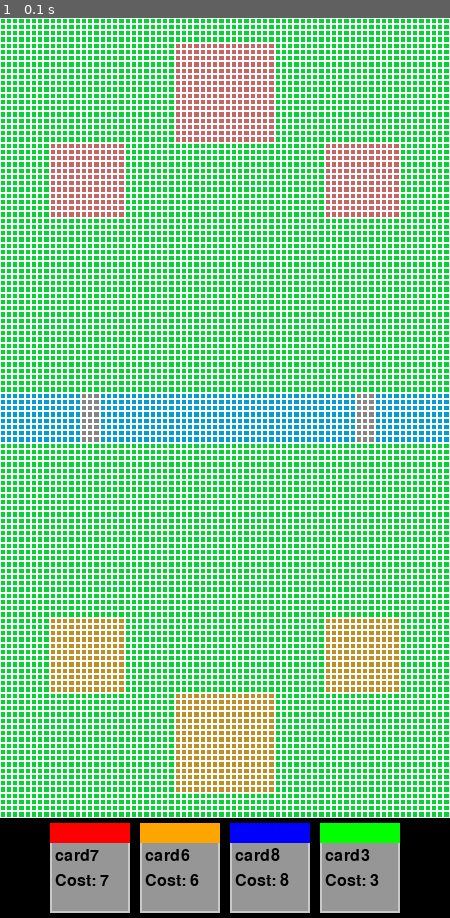
Above: before the commit, frame 1.
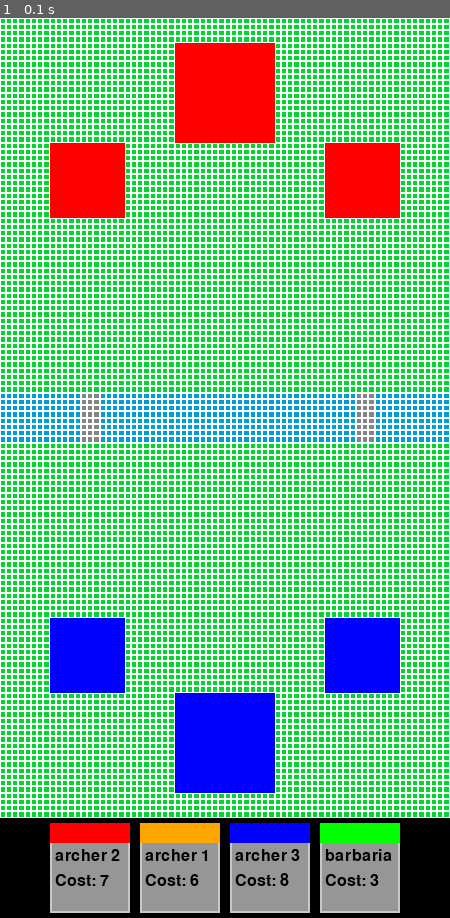
Above: after the commit, the same moment.

Repository: Inventure71/AlgorithmsProject
Game: pygame game, started from game_loop.py
Two runs of this game, one before a commit and one after it. Both use one fixed random seed, a clock stepped at 60 frames per second and the inputs below.
Inputs:
- Up to frame 1 (0.1 s): no input

The runs differ from the first frame. In frame 1, 11% of the frame differs, in the area x 11-89%, y 2-94%.

Commit message:
Enhance game mechanics and troop logic
- Added constants for grid height and multiplier to improve grid management.
- Refactored troop instantiation in the `Card` class to include width and height.
- Updated `Arena` class to enforce minimum height and improved tower generation logic.
- Implemented unique troop targeting and movement behavior in the `Troop` class.
- Enhanced pathfinding logic to prioritize troop engagement over tower movement.
- Added utility functions for troop management and occupancy grid updates.

Diff:
--- a/arena/arena.py
+++ b/arena/arena.py
@@ -1,6 +1,9 @@
 import random
 from arena.utils.random_utils import is_cell_in_bounds, is_walkable
 from constants import *
+from troops.generic_troop import Troop
+import re
+from arena.utils.random_utils import extract_tower_stats
 
 """
 DONE: we craft only half of the arena and then mirror it to the other half.
@@ -17,8 +20,8 @@
     We are going to do all the logic in cells, the pixel management is done in the visualizer.
     """
     def __init__(self, height): # in pixels == cells? num_cells = width / cell_size
-        # enforce height multiple of 16
-        if height % 16 != 0:
+        # enforce height multiple of 16 and at least 32
+        if height % 16 != 0 and height >= 32:
             raise ("height of arena needs to be a multiple of 16!!!")
 
         self.height = height
@@ -57,21 +60,52 @@
                 self.grid[i][index] = WATER
 
     def generate_tower(self,
-        base_size_width = 3,
-        base_size_height = 3,
+        tower_type, # -1, 0, 1 (left, middle, right)
+        team,
         distance_from_left = 3,
         distance_from_bottom = 5
         ):
 
-        scaled_width = int(self.width/18*base_size_width)
-        scaled_height = int(self.height/32*base_size_height)
-
-        bottom_left = (int(self.width/18*distance_from_left), self.height-int(self.height/32*distance_from_bottom) - 1) # from the left, from the top
-
+        if team == 1:
+            tower_grid_type = TOWER_P1
+        else:
+            tower_grid_type = TOWER_P2
+
+        # extract base stats
+        troop_health, troop_damage, troop_movement_speed, troop_attack_type, troop_attack_speed, troop_attack_range, troop_attack_cooldown, troop_width, troop_height = extract_tower_stats(tower_type)
+
+        # calculate scaled dimensions (these are the actual grid cell sizes)
+        scaled_width = int(self.width/18*troop_width)
+        scaled_height = int(self.height/32*troop_height)
+
+        bottom_left = (int(self.width/18*distance_from_left), self.height-int(self.height/32*distance_from_bottom) - 1)
+        top_left = (bottom_left[1]-scaled_height+1, bottom_left[0])
+
+        # create tower with scaled dimensions (not base dimensions)
+        tower = Troop(
+            name=f"Tower {tower_type}",
+            health=troop_health,
+            damage=troop_damage,
+            movement_speed=troop_movement_speed,
+            attack_type=troop_attack_type,
+            attack_speed=troop_attack_speed,
+            attack_range=troop_attack_range,
+            attack_cooldown=troop_attack_cooldown,
+            width=scaled_width,
+            height=scaled_height,
+            color="blue" if team == 1 else "red",
+            team=team,
+            location=top_left,
+            arena=self
+        )
+
+        # place tower in grid and occupancy_grid
         for index_row in range(bottom_left[1]-scaled_height+1, bottom_left[1]+1):
             for index_col in range(bottom_left[0], bottom_left[0]+scaled_width):
-                self.grid[index_row][index_col] = TOWER_P1
-                #print("grid", index_row, index_col)
+                self.grid[index_row][index_col] = tower_grid_type
+                self.occupancy_grid[(index_row, index_col)] = tower
+
+        return tower  # return the tower for potential use
 
     def generate_towers(self):
         # king tower bottom side
@@ -80,11 +114,9 @@
         # tower is 4x4 (4/18, 4/32)
         # we are searching for bottom left corner
 
-        base_size_width = 4
-        base_size_height = 4
         distance_from_left = 7
         distance_from_bottom = 1
-        self.generate_tower(base_size_width, base_size_height, distance_from_left, distance_from_bottom)
+        self.generate_tower(0, 1, distance_from_left, distance_from_bottom)
 
 
         # princes towers bottom side
@@ -99,18 +131,14 @@
         # * size is 3x3 (3/32, 3/18)
 
         # princess left
-        base_size_width = 3
-        base_size_height = 3
         distance_from_left = 2
         distance_from_bottom = 5
-        self.generate_tower(base_size_width, base_size_height, distance_from_left, distance_from_bottom)
+        self.generate_tower(-1, 1, distance_from_left, distance_from_bottom)
 
         # princess right
-        base_size_width = 3
-        base_size_height = 3
         distance_from_left = 13
         distance_from_bottom = 5
-        self.generate_tower(base_size_width, base_size_height, distance_from_left, distance_from_bottom)
+        self.generate_tower(1, 1, distance_from_left, distance_from_bottom)
 
     def generate_path(self):
         # if passes on water create bridge
@@ -143,11 +171,58 @@
     def mirror_arena(self):
         lower_center = self.height//2
         print("lower center", lower_center)
+
+        # store towers we've already processed
+        processed_towers = set()
+
         for row in range(lower_center, self.height):
             for col in range(self.width):
                 if self.grid[row][col] == TOWER_P1:
-                    self.grid[self.height-row-1][col] = TOWER_P2
+                    # get the tower from this cell
+                    tower = self.occupancy_grid.get((row, col))
+
+                    if tower and tower not in processed_towers:
+                        processed_towers.add(tower)
+
+                        # extract tower type from name
+                        result = re.search(r'Tower\s*(-?\d+)', tower.name)
+                        if result:
+                            tower_type = int(result.group(1))
+
+                            # dalculate mirrored position
+                            orig_row, orig_col = tower.location
+                            mirrored_row = self.height - (orig_row + tower.height)
+                            mirrored_col = orig_col
+
+                            # create mirrored tower with correct team and color
+                            mirrored_tower = Troop(
+                                name=f"Tower {tower_type}",
+                                health=tower.health,
+                                damage=tower.damage,
+                                movement_speed=0,
+                                attack_type="Ranged",
+                                attack_speed=tower.attack_speed,
+                                attack_range=tower.attack_range,
+                                attack_cooldown=tower.attack_cooldown,
+                                width=tower.width,
+                                height=tower.height,
+                                color=(255, 0, 0),
+                                team=2,
+                                location=(mirrored_row, mirrored_col),
+                                arena=self
+                            )
+
+                            # place mirrored tower in occupancy_grid for all its cells
+                            for row_offset in range(tower.height):
+                                for col_offset in range(tower.width):
+                                    cell = (mirrored_row + row_offset, mirrored_col + col_offset)
+                                    if is_cell_in_bounds(cell, self.grid):
+                                        self.occupancy_grid[cell] = mirrored_tower
+                                        # mirror also the normal grid cell
+                                        self.grid[cell[0]][cell[1]] = TOWER_P2
+
                 else:
+                    # mirror other grid cells
                     self.grid[self.height-row-1][col] = self.grid[row][col]
 
     def world_generation(self):
@@ -207,6 +282,15 @@
             print("Not in walkable cells so can't move")
             return False
 
+    def remove_unit(self, troop):
+        """
+        Remove a troop from the occupancy grid (clean up all cells it occupies).
+        """
+        occupied_cells = troop.occupied_cells()
+        for cell in occupied_cells:
+            if cell in self.occupancy_grid and self.occupancy_grid[cell] == troop:
+                self.occupancy_grid.pop(cell)
+        return True
 
 if __name__ == "__main__":
     arena = Arena(1600)
--- a/arena/utils/random_utils.py
+++ b/arena/utils/random_utils.py
@@ -1,12 +1,13 @@
+import re
 from constants import *
 import math
+from deck.stats import *
 
 def calculate_distance(current_cell, target_cell):
     return math.sqrt((target_cell[0]-current_cell[0])**2+(target_cell[1]-current_cell[1])**2)
 
 def is_walkable(row, col, grid):
         return grid[row][col] in walkable_cells
-
 
 def is_cell_in_bounds(cell: (int, int), grid):
     if not (cell[0] >= 0 and cell[0] < len(grid)):
@@ -16,3 +17,27 @@
         return False
 
     return True
+
+def extract_tower_stats(tower_type):
+    if tower_type == 1 or tower_type == -1:
+        troop_health = stats_tower_small.get("troop_health")
+        troop_damage = stats_tower_small.get("troop_damage")
+        troop_movement_speed = stats_tower_small.get("troop_movement_speed")
+        troop_attack_type = stats_tower_small.get("troop_attack_type")
+        troop_attack_speed = stats_tower_small.get("troop_attack_speed")
+        troop_attack_range = stats_tower_small.get("troop_attack_range")
+        troop_attack_cooldown = stats_tower_small.get("troop_attack_cooldown")
+        troop_width = stats_tower_small.get("troop_width")
+        troop_height = stats_tower_small.get("troop_height")
+        return troop_health, troop_damage, troop_movement_speed, troop_attack_type, troop_attack_speed, troop_attack_range, troop_attack_cooldown, troop_width, troop_height
+    else:
+        troop_health = stats_tower_center.get("troop_health")
+        troop_damage = stats_tower_center.get("troop_damage")
+        troop_movement_speed = stats_tower_center.get("troop_movement_speed")
+        troop_attack_type = stats_tower_center.get("troop_attack_type")
+        troop_attack_speed = stats_tower_center.get("troop_attack_speed")
+        troop_attack_range = stats_tower_center.get("troop_attack_range")
+        troop_attack_cooldown = stats_tower_center.get("troop_attack_cooldown")
+        troop_width = stats_tower_center.get("troop_width")
+        troop_height = stats_tower_center.get("troop_height")
+        return troop_health, troop_damage, troop_movement_speed, troop_attack_type, troop_attack_speed, troop_attack_range, troop_attack_cooldown, troop_width, troop_height
--- a/constants.py
+++ b/constants.py
@@ -3,3 +3,5 @@
 
 EMPTY=0; GRASS=1; WATER=2; BRIDGE=3; TOWER_P1=4; TOWER_P2=5
 walkable_cells = [GRASS, BRIDGE]
+BASE_GRID_HEIGHT = 32 # in cells (min is 32)
+MULTIPLIER_GRID_HEIGHT = 4 # the number we multiply the base grid height by to get the actual grid height
--- a/deck/card.py
+++ b/deck/card.py
@@ -16,13 +16,14 @@
         if troop_name in stats:
             self.troop_health = stats.get(troop_name).get("troop_health")
             self.troop_damage = stats.get(troop_name).get("troop_damage")
-            self.troop_range = stats.get(troop_name).get("troop_range")
             self.troop_movement_speed = stats.get(troop_name).get("troop_movement_speed")
             self.troop_attack_type = stats.get(troop_name).get("troop_attack_type")
             self.troop_attack_speed = stats.get(troop_name).get("troop_attack_speed")
             self.troop_attack_range = stats.get(troop_name).get("troop_attack_range")
             self.troop_attack_cooldown = stats.get(troop_name).get("troop_attack_cooldown")
-            self.troop_size = stats.get(troop_name).get("troop_size")
+            self.troop_width = stats.get(troop_name).get("troop_width")
+            self.troop_height = stats.get(troop_name).get("troop_height")
+
         else:
             raise ValueError(f"Troop {troop_name} not found in stats")
 
@@ -31,13 +32,13 @@
             name=self.troop_name,
             health=self.troop_health,
             damage=self.troop_damage,
-            range=self.troop_range,
             movement_speed=self.troop_movement_speed,
             attack_type=self.troop_attack_type,
             attack_speed=self.troop_attack_speed,
             attack_range=self.troop_attack_range,
             attack_cooldown=self.troop_attack_cooldown,
-            size=self.troop_size,
+            width=self.troop_width,
+            height=self.troop_height,
             color=self.color,
             team=team)
         return self.troop
--- a/deck/stats.py
+++ b/deck/stats.py
@@ -3,15 +3,51 @@
 stats_barbarian = {
     "troop_health": 100,
     "troop_damage": 10,
-    "troop_range": 1,
     "troop_movement_speed": 1,
     "troop_attack_type": "melee",
     "troop_attack_speed": 1,
     "troop_attack_range": 1,
     "troop_attack_cooldown": 1,
-    "troop_size": 1
+    "troop_width": 1,
+    "troop_height": 1
+}
+
+stats_archer= {
+    "troop_health": 50,
+    "troop_damage": 10,
+    "troop_movement_speed": 1,
+    "troop_attack_type": "ranged",
+    "troop_attack_speed": 1,
+    "troop_attack_range": 3,
+    "troop_attack_cooldown": 1,
+    "troop_width": 1,
+    "troop_height": 1
+}
+
+stats_tower_small = {
+    "troop_health": 2000,
+    "troop_damage": 10,
+    "troop_movement_speed": 0,
+    "troop_attack_type": "melee",
+    "troop_attack_speed": 10,
+    "troop_attack_range": 10,
+    "troop_attack_cooldown": 10,
+    "troop_width": 3,
+    "troop_height": 3
+}
+
+stats_tower_center = {
+    "troop_health": 4000,
+    "troop_damage": 10,
+    "troop_movement_speed": 0,
+    "troop_attack_speed": 10,
+    "troop_attack_range": 10,
+    "troop_attack_cooldown": 10,
+    "troop_width": 4,
+    "troop_height": 4
 }
 
 stats = {
-    "barbarian": stats_barbarian
+    "barbarian": stats_barbarian,
+    "archer": stats_archer,
 }
--- a/game_loop.py
+++ b/game_loop.py
@@ -1,5 +1,6 @@
 from re import I
 from arena.arena import Arena
+from constants import BASE_GRID_HEIGHT, MULTIPLIER_GRID_HEIGHT
 from deck.card import Card
 from deck.deck import Deck
 from player import Player
@@ -16,16 +17,16 @@
     9: (200, 100, 100, 100) # transparent red
 }
 
-cards = [Card(name="card1", cost=1, color="red", troop_class=Troop, troop_name="barbarian"),
-    Card(name="card2", cost=2, color="blue", troop_class=Troop, troop_name="barbarian"),
-    Card(name="card3", cost=3, color="green", troop_class=Troop, troop_name="barbarian"),
-    Card(name="card4", cost=4, color="yellow", troop_class=Troop, troop_name="barbarian"),
-    Card(name="card5", cost=5, color="purple", troop_class=Troop, troop_name="barbarian"),
-    Card(name="card6", cost=6, color="orange", troop_class=Troop, troop_name="barbarian"),
-    Card(name="card7", cost=7, color="red", troop_class=Troop, troop_name="barbarian"),
-    Card(name="card8", cost=8, color="blue", troop_class=Troop, troop_name="barbarian"),
-    Card(name="card9", cost=9, color="green", troop_class=Troop, troop_name="barbarian"),
-    Card(name="card10", cost=10, color="yellow", troop_class=Troop, troop_name="barbarian")]
+cards = [Card(name="barbarian 1", cost=1, color="red", troop_class=Troop, troop_name="barbarian"),
+    Card(name="barbarian 2", cost=2, color="blue", troop_class=Troop, troop_name="barbarian"),
+    Card(name="barbarian 3", cost=3, color="green", troop_class=Troop, troop_name="barbarian"),
+    Card(name="barbarian 4", cost=4, color="yellow", troop_class=Troop, troop_name="barbarian"),
+    Card(name="barbarian 5", cost=5, color="purple", troop_class=Troop, troop_name="barbarian"),
+    Card(name="archer 1", cost=6, color="orange", troop_class=Troop, troop_name="archer"),
+    Card(name="archer 2", cost=7, color="red", troop_class=Troop, troop_name="archer"),
+    Card(name="archer 3", cost=8, color="blue", troop_class=Troop, troop_name="archer"),
+    Card(name="archer 4", cost=9, color="green", troop_class=Troop, troop_name="archer"),
+    Card(name="archer 5", cost=10, color="yellow", troop_class=Troop, troop_name="archer")]
 
 deck = Deck(cards)
 deck.shuffle_cards()
@@ -33,7 +34,7 @@
 """
 Modifiable variables for the game loop
 """
-rows = int(32*4) #32
+rows = int(BASE_GRID_HEIGHT*MULTIPLIER_GRID_HEIGHT)
 cols = int(rows / 16 * 9)
 draw_borders = True
 hand_area_height = 100
@@ -105,9 +106,22 @@
             troop.move_to_tower()
 
 def draw_units():
-    for troop in arena.occupancy_grid.values():
-        #TODO: scale the troop up like we do with the rest of the tiles
-        pygame.draw.rect(screen, troop.color, (troop.location[1] * tile_size , troop.location[0] * tile_size, tile_size, tile_size))
+    # using the set() to get unique troops (avoid drawing same troop multiple times)
+    unique_troops = set(arena.occupancy_grid.values())
+
+    for troop in unique_troops:
+        if troop.location is None:
+            continue
+
+        # width and height are already in grid cells, so multiply by tile_size to get pixels
+        width = int(troop.width * tile_size)
+        height = int(troop.height * tile_size)
+
+        x_pos = int(troop.location[1] * tile_size)
+        y_pos = int(troop.location[0] * tile_size)
+
+        color = troop.color
+        pygame.draw.rect(screen, color, (x_pos, y_pos, width, height))
 
 def draw_hand(player):
     """Draw the player's hand at the bottom of the screen"""
--- a/troops/generic_troop.py
+++ b/troops/generic_troop.py
@@ -1,7 +1,7 @@
+from math import inf
 import random
-from tkinter import NO
 from constants import *
-from arena.utils.random_utils import calculate_distance
+from arena.utils.random_utils import calculate_distance, is_cell_in_bounds
 from arena.utils.find_path_bfs import find_path_bfs
 from arena.utils.find_path_bfs_with_range import find_path_bfs_w_range
 
@@ -12,13 +12,13 @@
         name,
         health,
         damage,
-        range,
         movement_speed,
         attack_type,
         attack_speed,
         attack_range,
         attack_cooldown,
-        size,
+        width,
+        height,
         color,
         team,
         location = None,
@@ -27,13 +27,15 @@
         self.name = name
         self.health = health
         self.damage = damage
-        self.range = range
-        self.movement_speed = movement_speed
+        self.movement_speed = int(movement_speed * MULTIPLIER_GRID_HEIGHT)
         self.attack_speed = attack_speed
-        self.attack_range = attack_range
+        self.attack_range = int(attack_range * MULTIPLIER_GRID_HEIGHT)
         self.attack_cooldown = attack_cooldown
-        self.size = size
         self.team = team
+        self.width = width
+        self.height = height
+
+        self.tower_type = TOWER_P2 if self.team == 1 else TOWER_P1
 
         self.location = location # (row, col)
         self.arena = arena
@@ -41,20 +43,77 @@
         self.color = color
 
         self.is_alive = True
+        self.is_targetting_something = None # Value should be of value Troop, this should be changed when the troop starts attacking something so that it stops moving and doesn't focus on something else
 
 
         """EXP"""
         self.target = None
 
+    """HELPER FUNCTIONS"""
+    def find_closest_target(self, start_location, occupancy_grid):
+        # by default troops attack the tower, so we don't need to check if the distance from the tower is in range
+
+        minimum_distance_to_troop, closest_troop = self.find_closest_enemy_troop(start_location, occupancy_grid)
+        path = find_path_bfs(self.location, self.arena.grid, {}, cell_type=self.tower_type)
+        distance_from_tower = len(path) # we can use len(path) how distant we are from the tower
+
+
+        if self.attack_range >= minimum_distance_to_troop >= 0 and minimum_distance_to_troop < distance_from_tower:
+            # select troop (this also includes the tower)
+            self.is_targetting_something = closest_troop
+            print("targetting troop", closest_troop.name)
+            path = find_path_bfs(self.location, self.arena.grid, self.arena.occupancy_grid, cell_type=self.is_targetting_something) #TODO: make sure this is actually able to follow a troop
+
+        else:
+            # we select tower just for walking in that direction, no locking on it.
+            self.is_targetting_something = None
+
+        return path
+
+    def find_closest_enemy_troop(self, location, occupancy_grid): # this should only be run if no target is active.
+        closest_troop = None
+        minimum_distance = inf
+        for cell in occupancy_grid: # each cell contains a troop
+            troop = occupancy_grid[cell]
+            if troop.team != self.team and troop.is_alive: # only check for alive troops
+                distance = calculate_distance(location, cell)
+                if distance < minimum_distance:
+                    minimum_distance = distance
+                    closest_troop = troop
+
+        print("closest troop", closest_troop.name if closest_troop else "none", "at distance", minimum_distance)
+        return minimum_distance, closest_troop
+
+    def occupied_cells(self, occupancy_grid={}):
+        base_row, base_col = self.location # (top left corner)
+        for row in range(base_row, base_row + self.height):
+            for col in range(base_col, base_col + self.width):
+                if is_cell_in_bounds((row, col), self.arena.grid):
+                    occupancy_grid[(row, col)] = self
+
+        return occupancy_grid
+
+    """MAIN FUNCTIONS"""
     def move_to_tower(self):
-        tower_type = TOWER_P2 if self.team == 1 else TOWER_P1
+        if self.movement_speed == 0:
+            # for example if we have the tower as a troop it wouldn't move
+            return
 
-        self.find_closest_troop(self.arena.occupancy_grid)
+        if not self.is_targetting_something:
+            # we first check if something can be targetted
+            # let's see if we can attack something near us
+            path = self.find_closest_target(self.location, self.arena.occupancy_grid) # this will return the path to the option we are going for
 
-        path = find_path_bfs(self.location, self.arena.grid, {}, cell_type=tower_type)
-        #if not path or len(path) <= 1:
-        #    print("NO PATH FOUND TO TOWER")
-        #    return
+        if self.is_targetting_something: # if we are now targetting something we do this instead of moving torward the towers
+            if not self.is_targetting_something.is_alive:
+                self.is_targetting_something = None
+                path = self.find_closest_target(self.location, self.arena.occupancy_grid)
+
+            else:
+                # we overwrite the path to the tower to the one to the troop
+                # if it is still alive then
+                # make sure that the troop is still in range of the troop that it is attacking if not walk there
+                path = find_path_bfs(self.location, self.arena.grid, self.arena.occupancy_grid, cell_type=self.is_targetting_something) #TODO: make sure this is actually able to follow a troop
 
         moves_this_tick_to_do = self.movement_speed # 1
         moves_this_tick_done = 0
@@ -65,10 +124,17 @@
                 print("reached end of path")
                 break
 
+            if len(path) <= self.attack_range:
+                path = None
+                print("already in range, no need to move")
+                break
+            else:
+                print(len(path), self.attack_range)
+
 
             if not self.arena.move_unit(self, path[moves_this_tick_done + 1]):
                 print("Unit in the way checking again path considering troops")
-                path = find_path_bfs(self.location, self.arena.grid, self.arena.occupancy_grid, cell_type=tower_type)
+                path = find_path_bfs(self.location, self.arena.grid, self.arena.occupancy_grid, cell_type=self.tower_type)
                 moves_this_tick_to_do = moves_this_tick_to_do - moves_this_tick_done
                 moves_this_tick_done = 0
                 continue
@@ -76,7 +142,16 @@
                 self.location = path[moves_this_tick_done + 1]
                 moves_this_tick_done += 1
 
+    def attack(self, target):
+        pass
 
+    def take_damage(self, damage):
+        if self.health - damage <= 0:
+            self.is_alive = False
+        else:
+            self.health -= damage
+
+    """REMOVABLE"""
     def move_random_target(self):
         if  not self.target or self.location == self.target:
             self.target = (random.randint(0, self.arena.height-1), random.randint(0, self.arena.width-1))
@@ -96,25 +171,3 @@
         else:
             print("NO PATH FOUND")
             self.target = (random.randint(0, self.arena.height-1), random.randint(0, self.arena.width-1))
-
-    def find_closest_troop(self, occupancy_grid):
-        for cell in occupancy_grid: # each cell contains a troop
-            troop = occupancy_grid[cell]
-            if troop.team != self.team:
-                print("enemy troop found at distance", calculate_distance(self.location, troop.location))
-            else:
-                print("team troop found at distance", print("enemy troop found at distance", calculate_distance(self.location, troop.location)))
-
-
-    def find_closest_enemy(self, enemies):
-        # based on self.range see what troops are close
-        pass
-
-    def attack(self, target):
-        pass
-
-    def take_damage(self, damage):
-        if self.health - damage <= 0:
-            self.is_alive = False
-        else:
-            self.health -= damage
